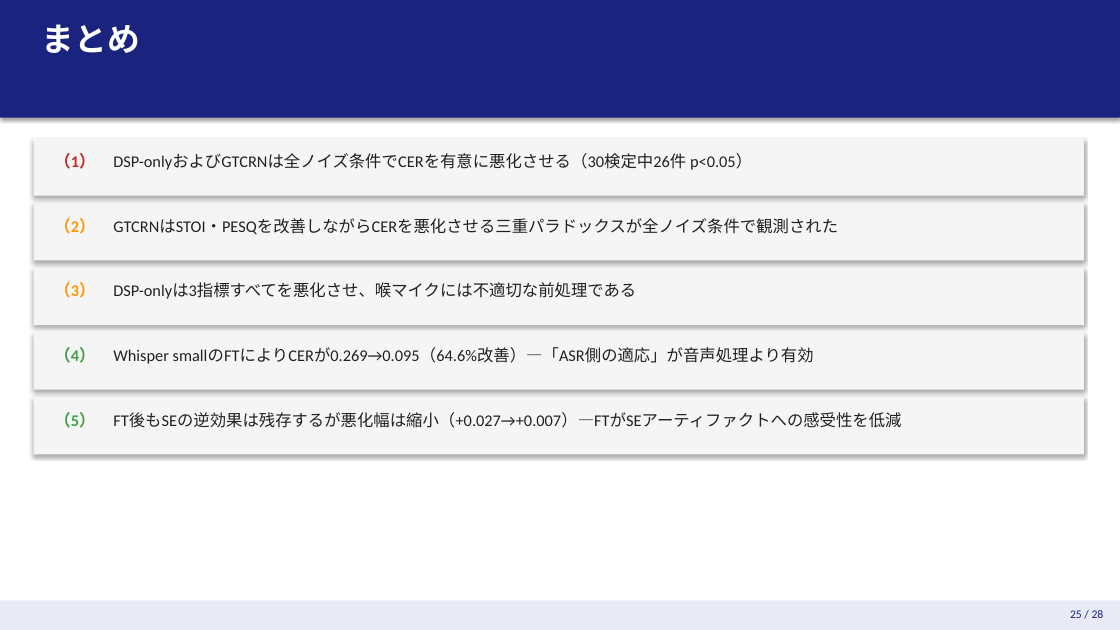
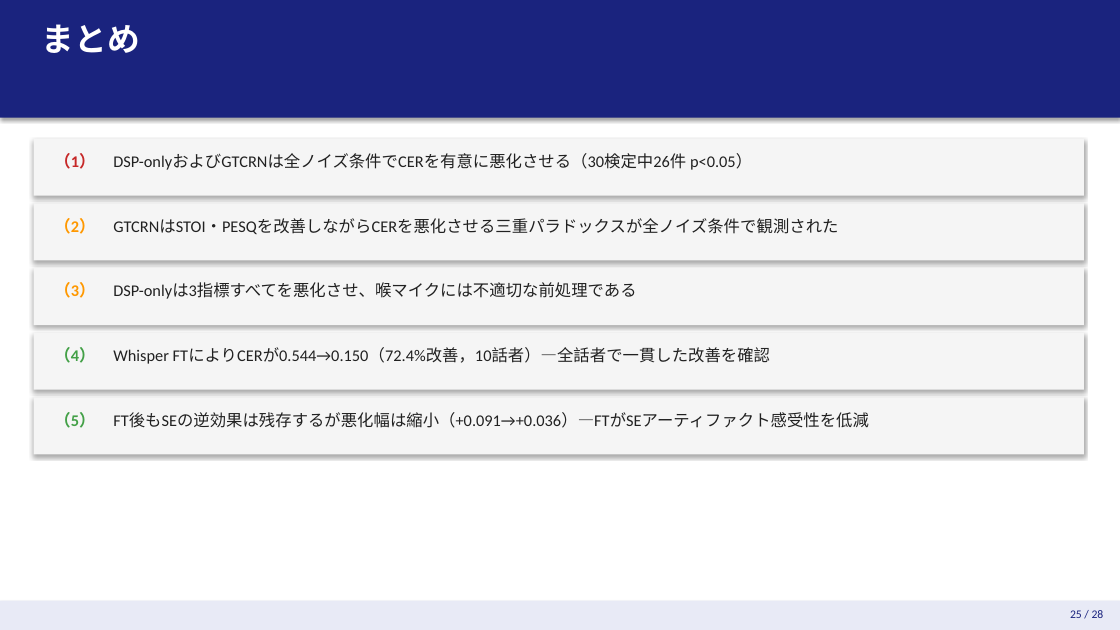
Before and after one commit to kasugayuji0716-art/bone-conduction-research, a slide deck: slide 25 of results/slides.pptx. Drawn at 1120x630 pixels with LibreOffice and Linux fonts; fonts in the diff are those of the drawing. Boxes give left, top, right and bottom in pixels: in the first picture for what was removed or moved away, otherwise in the second. Text is boxed around its words. In the diff, an @@ line names an element or a change of style, - is before the commit and + after.

```diff
--- a/results/slides.pptx
+++ b/results/slides.pptx
@@ text at (113, 348, 770, 364): text changed @@
-Whisper smallのFTによりCERが0.269→0.095（64.6%改善）—「ASR側の適応」が音声処理より有効
+Whisper FTによりCERが0.544→0.150（72.4%改善，10話者）—全話者で一貫した改善を確認
@@ text at (113, 413, 869, 428): text changed @@
-FT後もSEの逆効果は残存するが悪化幅は縮小（+0.027→+0.007）—FTがSEアーティファクトへの感受性を低減
+FT後もSEの逆効果は残存するが悪化幅は縮小（+0.091→+0.036）—FTがSEアーティファクト感受性を低減
```
Also in this commit, not shown: 2 other slides changed, 5 other files.
